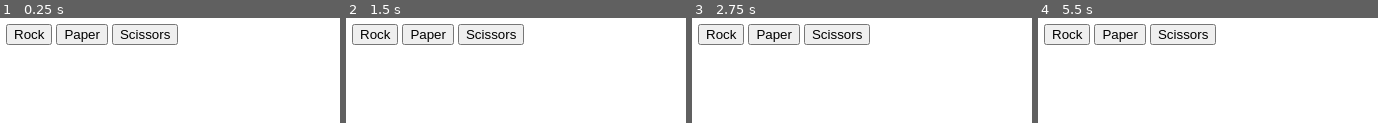
Above: before the commit, frames 1-4 (left to right).
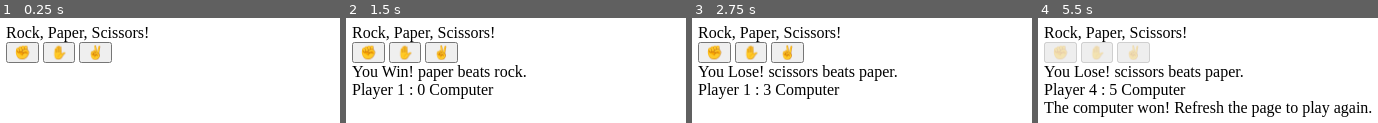
Above: after the commit, the same moments.

Repository: Rehaan7R/odin-rock-paper-scissors
Game: browser game, page index.html
Two runs of this game, one before a commit and one after it. Both use one fixed random seed, a clock stepped at 60 frames per second and the inputs below.
Inputs (mouse positions are in pixels of both pictures, inside the frame that each line leads up to):
- Up to frame 1 (0.25 s): no input
- Up to frame 2 (1.5 s): click (403, 52) at 1.27 s, where only the run after the commit has a clickable "✋"
- Up to frame 3 (2.75 s): click (787, 52) at 1.87 s, where only the run after the commit has a clickable "✌️"; click (712, 52) at 2.02 s, where only the run after the commit has a clickable "✊"; click (749, 52) at 2.47 s, where only the run after the commit has a clickable "✋"
- Up to frame 4 (5.5 s): click (1058, 52) at 3.07 s, where only the run after the commit has a clickable "✊"; click (1133, 52) at 3.67 s, where only the run after the commit has a clickable "✌️"; click (1058, 52) at 4.27 s, where only the run after the commit has a clickable "✊"; click (1133, 52) at 4.52 s, where only the run after the commit has a clickable "✌️"; click (1095, 52) at 4.87 s, where only the run after the commit has a clickable "✋"; click (1095, 52) at 5.47 s, where only the run after the commit has a clickable "✋"

The runs differ from the first frame. In frame 1, 6.0% of the frame differs, in the area x 1-53%, y 5-43%; in frame 2, 9.9%; in frame 3, 10%; in frame 4, 14%, in the area x 1-98%, y 5-95%.

Commit message:
Refactor: update player choice handling for emoji buttons
Replaced the text buttons with emoji buttons and refactored the
JavaScript code accordingly.

Diff:
--- a/index.html
+++ b/index.html
@@ -6,9 +6,13 @@
     <title>Rock, Paper, Scissors!</title>
 </head>
 <body>
-    <button class="play-buttons">Rock</button>
-    <button class="play-buttons">Paper</button>
-    <button class="play-buttons">Scissors</button>
+    <div id="header">Rock, Paper, Scissors!</div>
+
+    <div id="button-container">
+        <button id="rock-btn">✊</button>
+        <button id="paper-btn">✋</button>
+        <button id="scissors-btn">✌️</button>
+    </div>
 
     <div id="results"></div>
     <div id="scores"></div>
--- a/script.js
+++ b/script.js
@@ -1,5 +1,14 @@
+let humanScore = 0;
+let computerScore = 0;
+
+const results = document.querySelector("#results");
+const scores = document.querySelector("#scores");
+const winner = document.querySelector("#winner");
+
+const buttons = document.querySelectorAll("#rock-btn, #paper-btn, #scissors-btn");
+
 function getComputerChoice() {
-    let num = Math.floor(Math.random() * 3);
+    const num = Math.floor(Math.random() * 3);
 
     if (num === 0) {
         return "rock";
@@ -10,44 +19,49 @@
     }
 }
 
-let humanScore = 0;
-let computerScore = 0;
-
 function playRound(humanChoice, computerChoice) {
-    humanChoice = humanChoice.toLowerCase();
-    computerChoice = computerChoice.toLowerCase();
-
     if (humanChoice === computerChoice) {
         return "It's a tie!"
+    } else if ((humanChoice === "rock" && computerChoice === "scissors") ||
+            (humanChoice === "paper" && computerChoice === "rock") ||
+            (humanChoice === "scissors" && computerChoice === "paper")) {
+        humanScore++;
+        scores.textContent = `Player ${humanScore} : ${computerScore} Computer`;
+        return `You Win! ${humanChoice} beats ${computerChoice}.`;
+    } else {
+        computerScore++;
+        scores.textContent = `Player ${humanScore} : ${computerScore} Computer`;
+        return `You Lose! ${computerChoice} beats ${humanChoice}.`;
     }
-
-    if ((humanChoice === "rock" && computerChoice === "scissors") ||
-        (humanChoice === "paper" && computerChoice === "rock") ||
-        (humanChoice === "scissors" && computerChoice === "paper")) {
-            humanScore++;
-            return `You Win! ${humanChoice} beats ${computerChoice}.`;
-    }
-
-    computerScore++;
-    return `You Lose! ${computerChoice} beats ${humanChoice}.`;
 }
 
-const buttons = document.querySelectorAll(".play-buttons");
-let results = document.querySelector("#results");
-let scores = document.querySelector("#scores");
-let winner = document.querySelector("#winner");
+function checkGameOver() {
+    if (humanScore === 5) {
+        winner.textContent = "You won! Refresh the page to play again.";
+        buttons.forEach(button => button.disabled = true);
+    } else if (computerScore === 5) {
+        winner.textContent = "The computer won! Refresh the page to play again.";
+        buttons.forEach(button => button.disabled = true);
+    }
+}
 
 buttons.forEach(button => {
     button.addEventListener("click", () => {
-        results.textContent = playRound(button.textContent, getComputerChoice());
-        scores.textContent = `Player - ${humanScore} : ${computerScore} - Computer`;
+        let playerSelection;
 
-        if (humanScore === 5) {
-            winner.textContent = "You won! Refresh the page to play again.";
-            buttons.forEach(button => button.disabled = true);
-        } else if (computerScore === 5) {
-            winner.textContent = "The computer won! Refresh the page to play again.";
-            buttons.forEach(button => button.disabled = true);
+        switch(button.id) {
+            case "rock-btn":
+                playerSelection = "rock";
+                break;
+            case "paper-btn":
+                playerSelection = "paper";
+                break;
+            case "scissors-btn":
+                playerSelection = "scissors";
+                break;
         }
+
+        results.textContent = playRound(playerSelection, getComputerChoice());
+        checkGameOver();
     })
-});
+})
